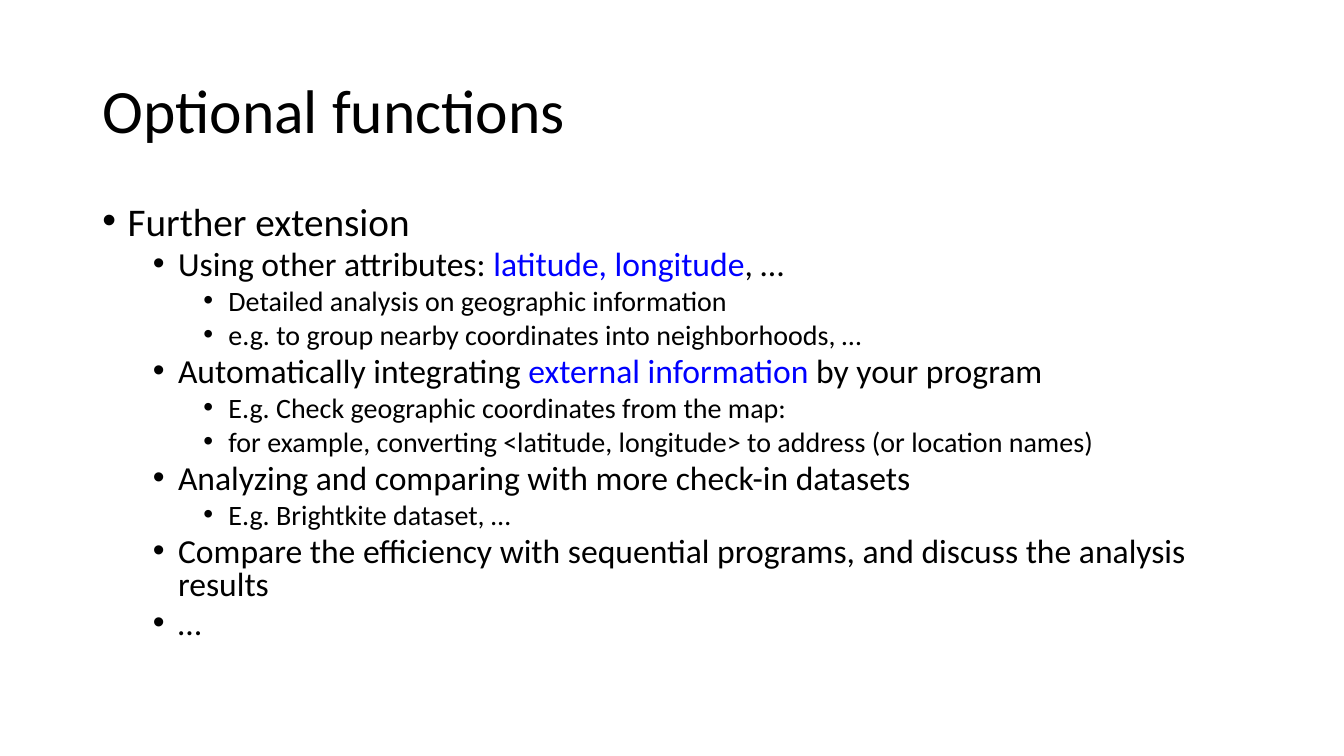
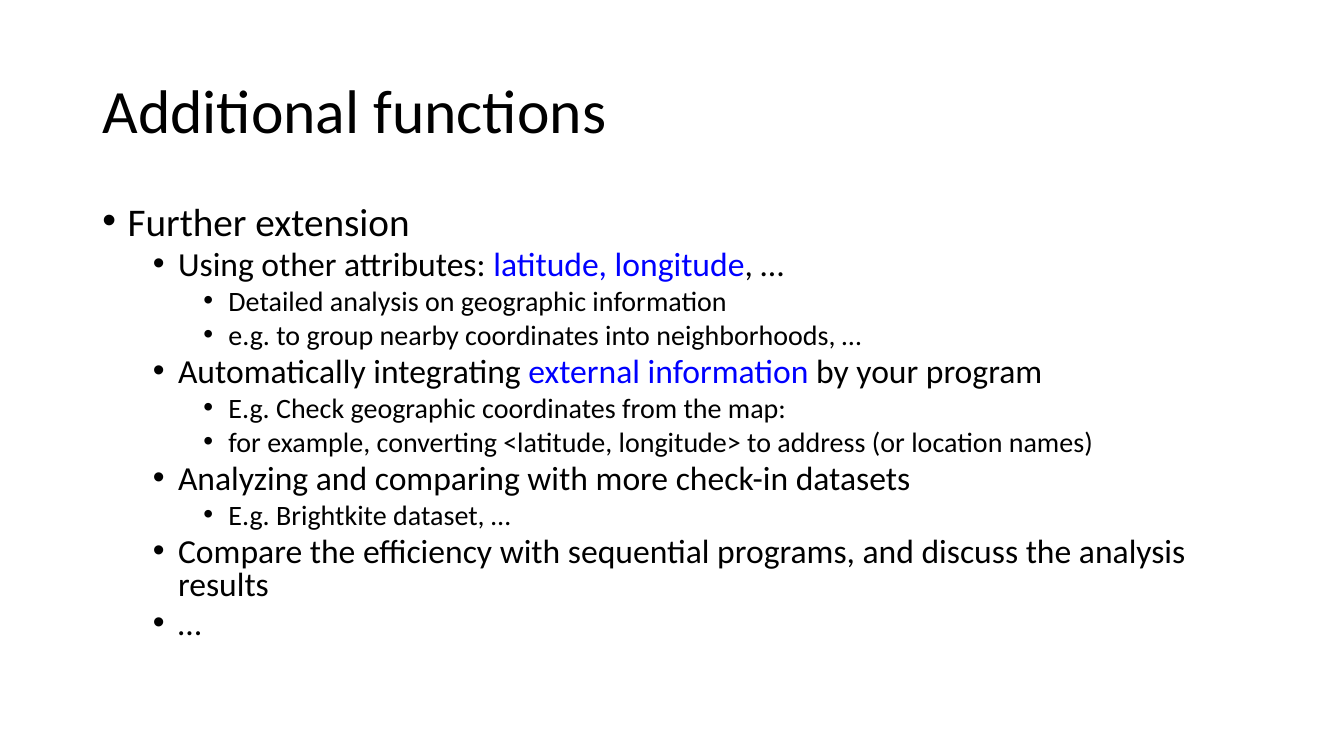
Before and after one commit to chriswjh/chriswjh.github.io, a slide deck: slide 7 of EDM/HW4.pptx. Drawn at 1344x756 pixels with LibreOffice and Linux fonts; fonts in the diff are those of the drawing. Boxes give left, top, right and bottom in pixels: in the first picture for what was removed or moved away, otherwise in the second. Text is boxed around its words. In the diff, an @@ line names an element or a change of style, - is before the commit and + after.

```diff
--- a/EDM/HW4.pptx
+++ b/EDM/HW4.pptx
@@ title at (102, 90, 606, 134): text changed @@
-Optional functions
+Additional functions
```
Also in this commit, not shown: 3 other slides changed.
